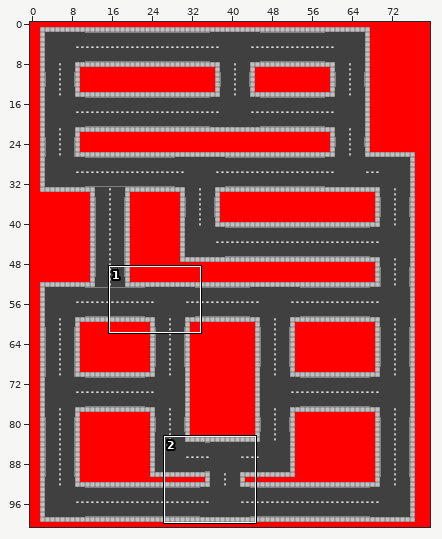
One commit to this Tiled map: taxi-test/android/assets/maps/prototype.tmx. Above, an overview of the earlier version with the close-up marked.
Close-up. Earlier state:
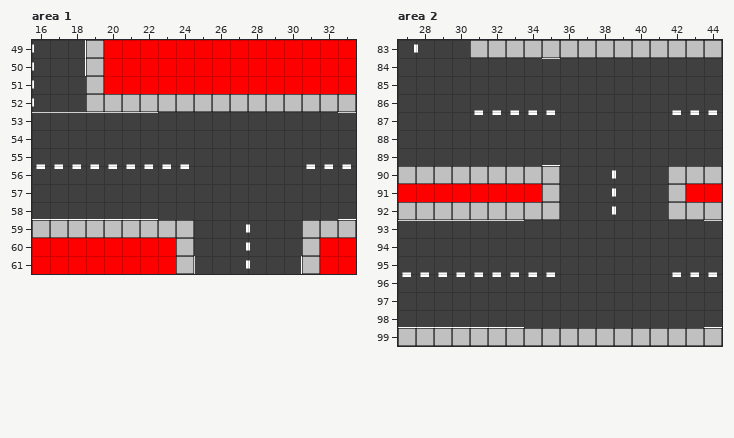
Cells are 32x32 px. Shown: area 1 x 16..33, y 49..61; area 2 x 27..44, y 83..99. The commit also changed other parts of the map, which this record leaves out. Tiles whose own drawing changed are shown in their newer look in all pictures.
New version:
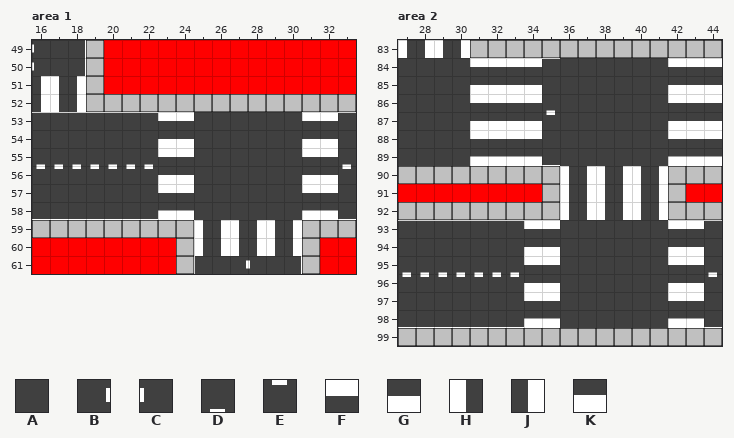
Key: from "Road-Aidan": A 2, B 4, C 5, D 96, E 128, F 201, G 233, H 290, J 291, K 361.
_ is an empty cell.
Difference:
Layer "Road", area 1:
y 51..52: x 16..18 CAA -> JHJ
y 53: x 23..24 AA -> FF; x 31..32 AA -> FF
y 54: x 23..24 AA -> GG; x 31..32 AA -> GG
y 55: x 23..24 DD -> FF; x 31..32 DD -> FF
y 56: x 23..24 EE -> GG; x 31..32 EE -> GG
y 57: x 23..24 AA -> FF; x 31..32 AA -> FF
y 58: x 23..24 AA -> KK; x 31..32 AA -> KK
y 59..60: x 25..30 AABCAA -> HJHJHJ
Layer "Road", area 2:
y 83: x 27..30 BCAA -> HJHJ
y 84: x 31..34 AAAA -> FFFF; x 42..44 AAA -> FFF
y 85: x 31..34 AAAA -> GGGG; x 42..44 AAA -> GGG
y 86: x 31..34 DDDD -> FFFF; x 42..44 DDD -> FFF
y 87: x 31..34 EEEE -> GGGG; x 42..44 EEE -> GGG
y 88: x 31..34 AAAA -> FFFF; x 42..44 AAA -> FFF
y 89: x 31..34 AAAA -> KKKK; x 42..44 AAA -> KKK
y 90..92: x 36..41 AABCAA -> HJHJHJ
y 93: x 34..35 AA -> FF; x 42..43 AA -> FF
y 94: x 34..35 AA -> GG; x 42..43 AA -> GG
y 95: x 34..35 DD -> FF; x 42..43 DD -> FF
y 96: x 34..35 EE -> GG; x 42..43 EE -> GG
y 97: x 34..35 AA -> FF; x 42..43 AA -> FF
y 98: x 34..35 AA -> KK; x 42..43 AA -> KK
Changed places in both close-ups, as pixel boxes (x1, y1, x2, y2):
changed: (32, 76, 86, 112)
changed: (158, 112, 338, 256)
changed: (398, 40, 722, 328)
